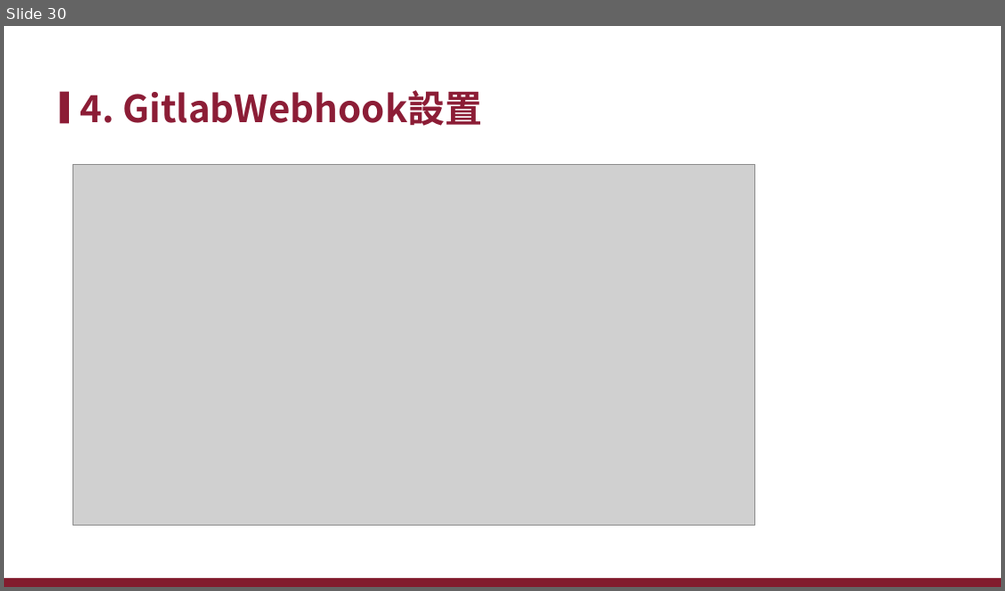
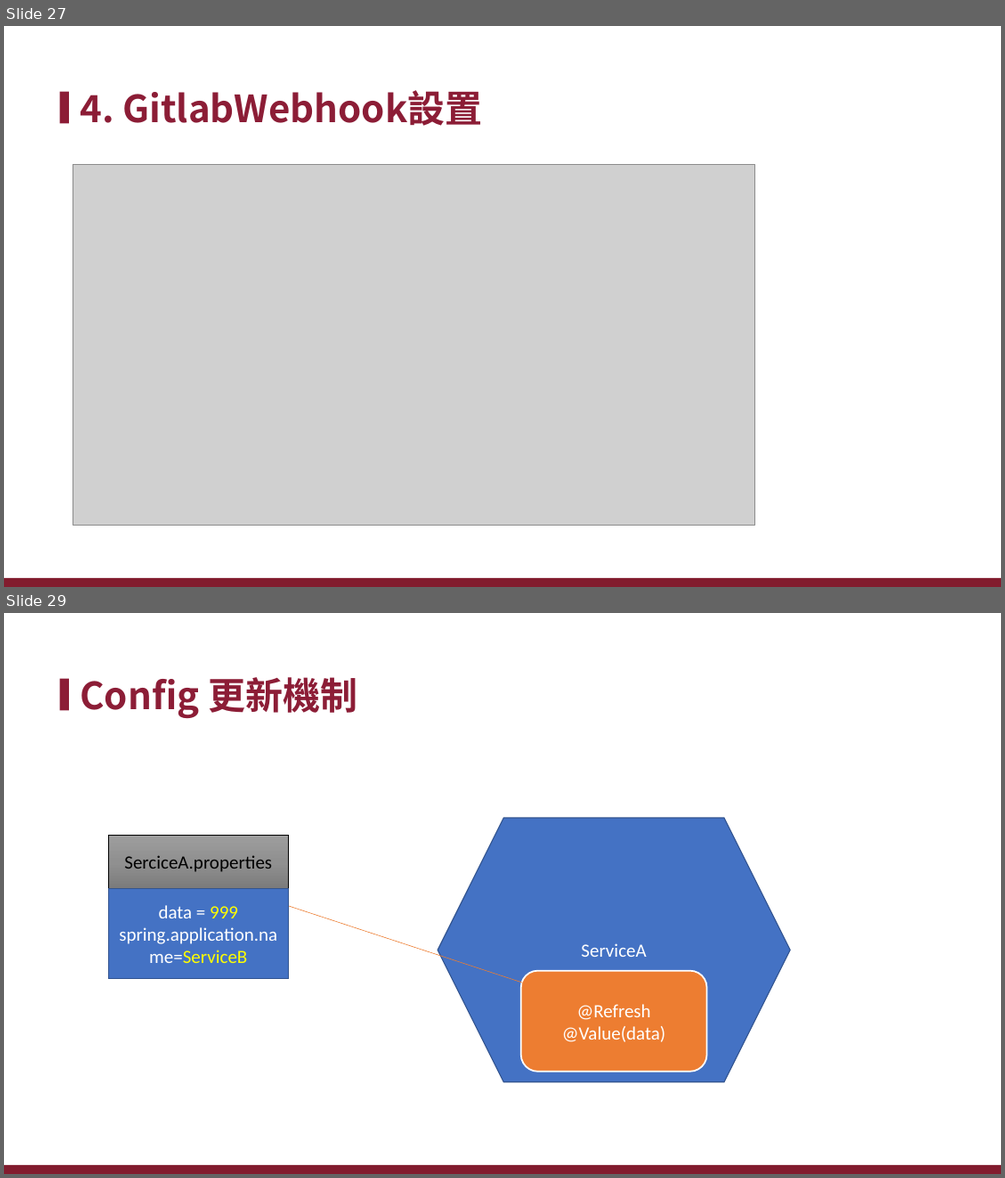
Before and after one commit to xiauchen/4__ConfigAndConsul, a slide deck: 空白PPT.pptx. Shown one above the other, each under a label of ours: slide 30 before the commit, slides 27 and 29 after it; the slides between them are not shown. The pictures are 1005x591 and 1005x1178 pixels, drawn with LibreOffice and Linux fonts; fonts in the diff are those of the drawing; grey boxes stand for pictures; background and template pictures are left out. Boxes give left, top, right and bottom in pixels: in the first picture for what was removed or moved away, otherwise in the second. Text is boxed around its words. In the diff, an @@ line names an element or a change of style, - is before the commit and + after.

```diff
--- a/空白PPT.pptx
+++ b/空白PPT.pptx
@@ slide 29 added at bbox=[4, 613, 1001, 1174], background #FFFFFF; not listed: 2 template elements that a slide beside it also shows @@
@@ title added at bbox=[80, 677, 357, 718], 36 pt, text #8C1D36, bold @@
+Config 更新機制
@@ hexagon added at bbox=[437, 818, 790, 1082], fill #4472C4, outline #325491 1 pt, 18 pt, text #FFFFFF @@
+ServiceA
@@ rectangle added at bbox=[109, 835, 288, 888], fill gradient #9D9D9D to #909090 to #7C7C7C, outline #000000 0.5 pt, 18 pt, text #000000 @@
+SerciceA.properties
@@ rectangle added at bbox=[109, 889, 288, 979], fill #4472C4, outline #325491 1 pt, 18 pt, text #FFFFFF @@
+data = 999
+spring.application.name=ServiceB
@@ arrow added from (288, 906) to (535, 987), #ED7D31 0.5 pt @@
@@ rounded rectangle added at bbox=[521, 971, 707, 1071], fill #ED7D31, outline #FFFFFF 1.5 pt, 18 pt, text #FFFFFF @@
+@Refresh
+@Value(data)
@@ what was slide 30 is now slide 27 @@
```
Also in this commit, not shown: 2 slides changed, 13 other slides added, 6 slides removed, 55 other files.
